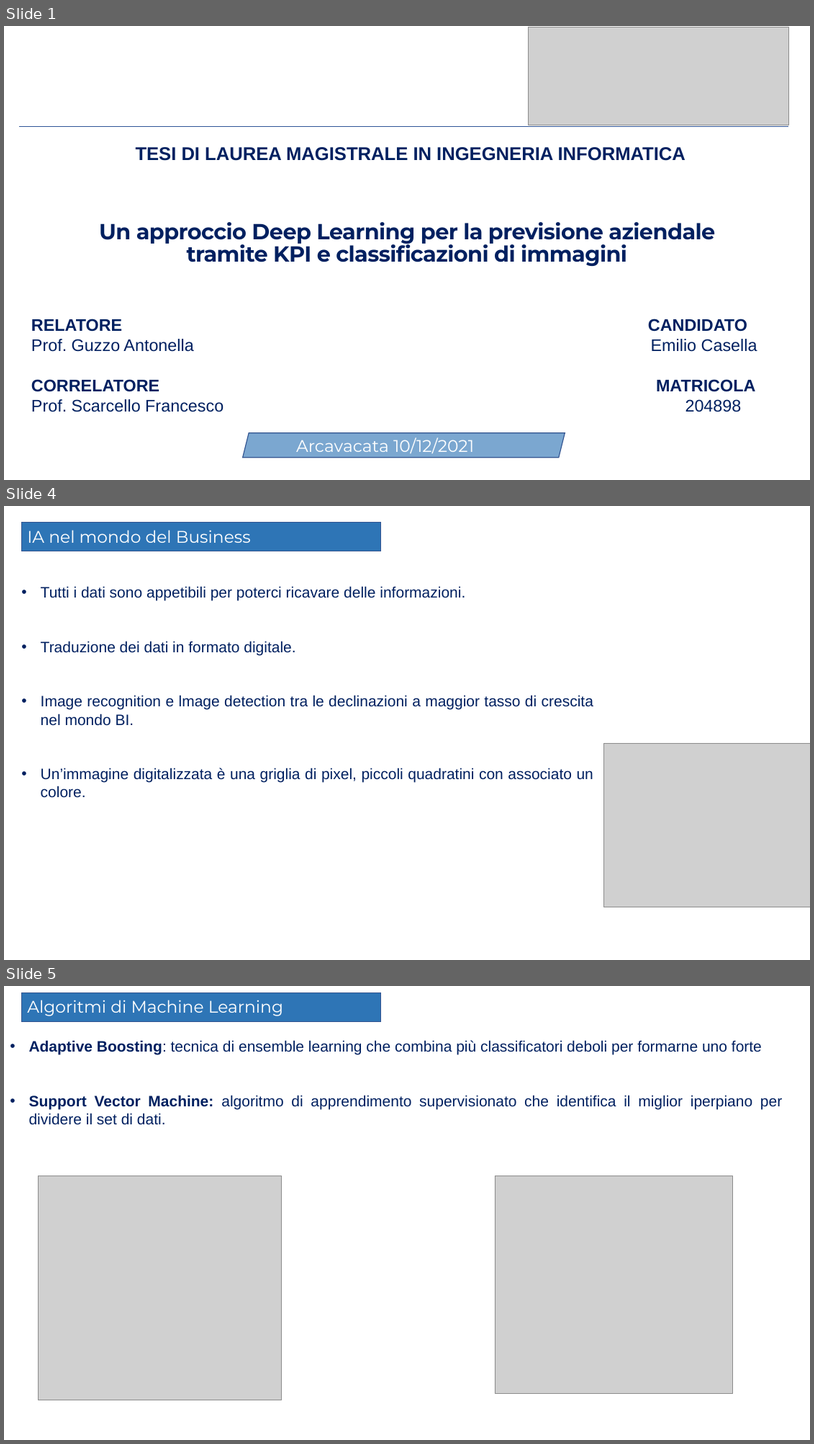
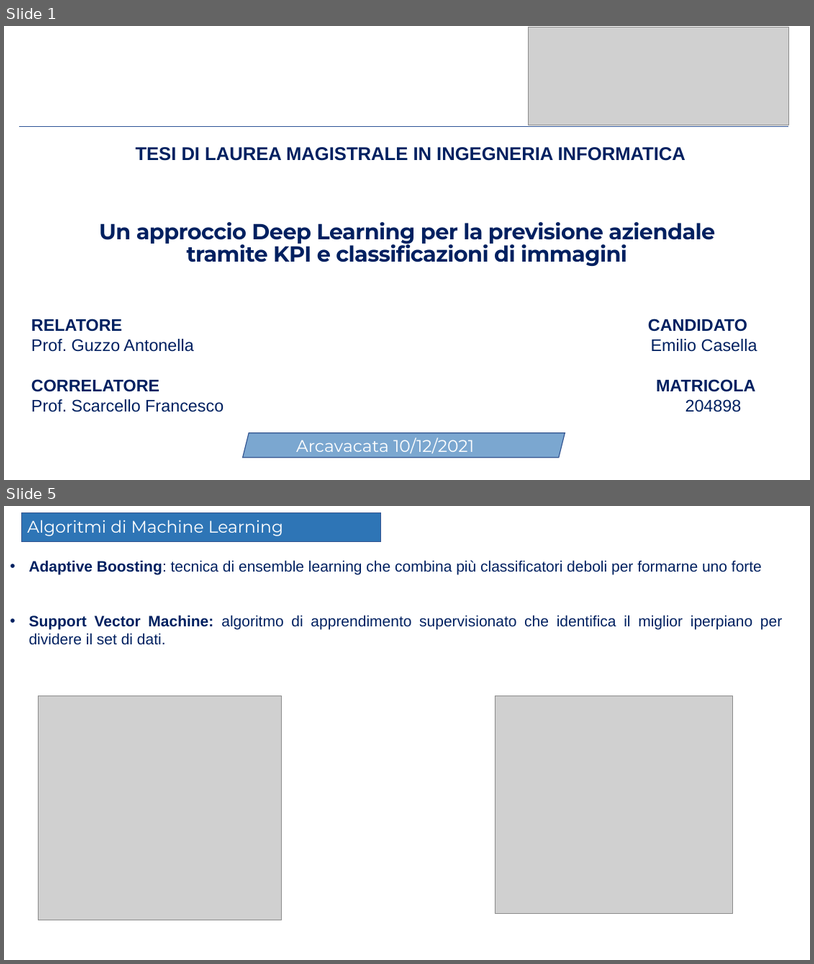
Before and after one commit to Elmaravilla7/Tesi, a slide deck: Presentazione204898.pptx. Shown one above the other, each under a label of ours: slides 1, 4 and 5 before the commit, slides 1 and 5 after it; the slides between them are not shown. The pictures are 814x1444 and 814x964 pixels, drawn with LibreOffice and Linux fonts; fonts in the diff are those of the drawing; grey boxes stand for pictures. Boxes give left, top, right and bottom in pixels: in the first picture for what was removed or moved away, otherwise in the second. Text is boxed around its words. In the diff, an @@ line names an element or a change of style, - is before the commit and + after.

```diff
--- a/Presentazione204898.pptx
+++ b/Presentazione204898.pptx
@@ slide 4 removed at box(4, 506, 810, 960), background #FFFFFF @@
@@ rectangle removed at box(21, 523, 381, 551) @@
@@ text removed at box(27, 530, 251, 543) @@
-IA nel mondo del Business
@@ text removed at box(41, 586, 594, 798) @@
-• Tutti i dati sono appetibili per poterci ricavare delle informazioni.
-• Traduzione dei dati in formato digitale.
-• Image recognition e lmage detection tra le declinazioni a maggior tasso di crescita nel mondo BI.
-• Un’immagine digitalizzata è una griglia di pixel, piccoli quadratini con associato un colore.
@@ picture removed at box(604, 743, 810, 907) @@
```
Also in this commit, not shown: 4 slides changed, 1 slide added, 8 other slides removed.
